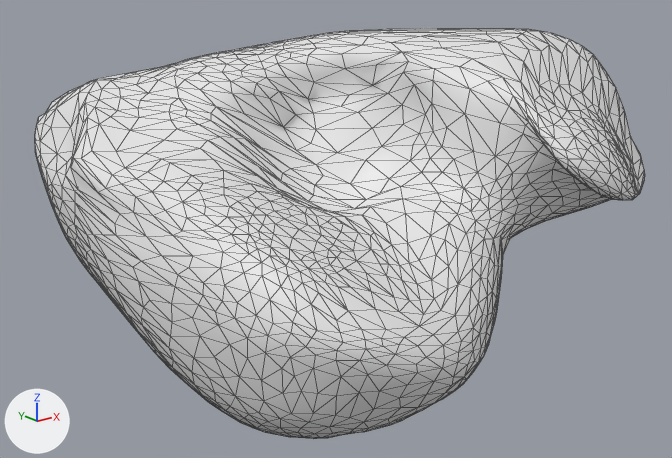
Renders of the glTF model dist/assets/skullbase-v3/pf_tonsil__men_petroclival.glb from each side of a commit.
Before and after are seen from a camera (50 mm lens) standing at (-14.1, -2.6, -30.8) and looking at (10.5, 28.2, -43.2). Every picture has the same lights, and +X, +Y and +Z are marked at lower left. The older version comes first. Mesh edges are drawn as thin lines.

The older version as bpy lines, for what is in view:
```python
me_r = bpy.data.meshes.new('R')
me_r.from_pydata(...)  # 1821 vertices, 3638 faces; spans x -0.122..1.0, y -0.724..0.724, z -0.659..0.099
ob_r = bpy.data.objects.new('R', me_r)
ob_r.location = (2.27, 29.01, -36.21)
ob_r.scale = (18.3, 18.3, 18.3)
```
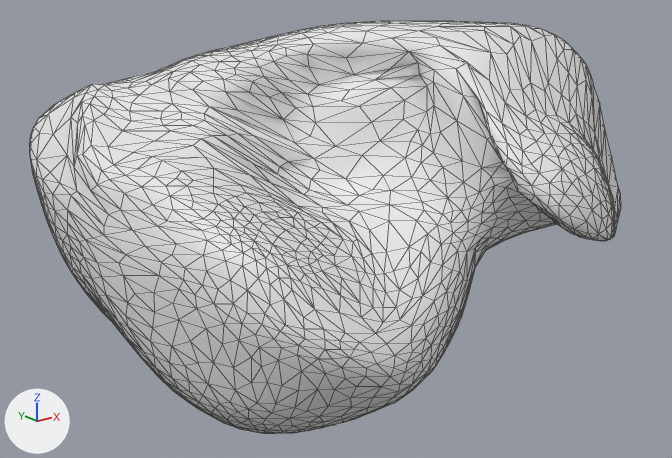
Where the change shows, as pixel boxes (x1, y1, x2, y2) in the pictures (672 x 458 px):
'R', reshaped, moved, rescaled
    before: (35, 28, 645, 439)
    after: (30, 21, 621, 433)

The edits, one by one:
me_r is used by ob_r; location (2.27, 29.01, -36.21); scale (18.3, 18.3, 18.3).
me_r had 1821 vertices, 3638 faces and spanned x -0.122..1.0, y -0.724..0.724, z -0.659..0.099.
me_r now has 1821 vertices, 3638 faces and spans x -0.098..1.0, y -0.73..0.73, z -0.683..0.167.
me_r part 1: 1821 of 1821 vertices moved; they spanned x -0.122..1.0, y -0.724..0.724, z -0.659..0.099 and now span x -0.098..1.0, y -0.73..0.73, z -0.683..0.167; mean shift (0.01, 0.043, 0.023).
Object 'R' (ob_r) moves from (2.27, 29.01, -36.21) to (1.9, 28.88, -37.17).
Object 'R' (ob_r) is rescaled from (18.3, 18.3, 18.3) to (18.2, 18.2, 18.2).
